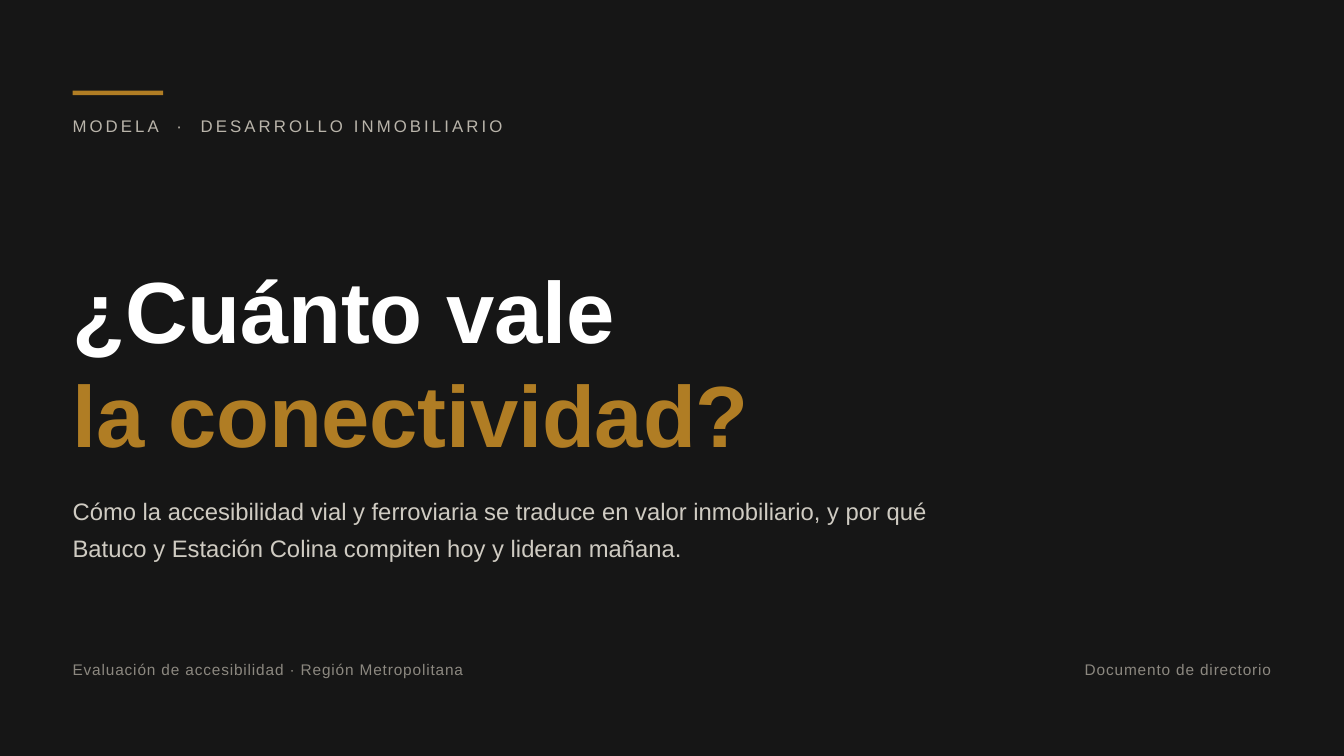
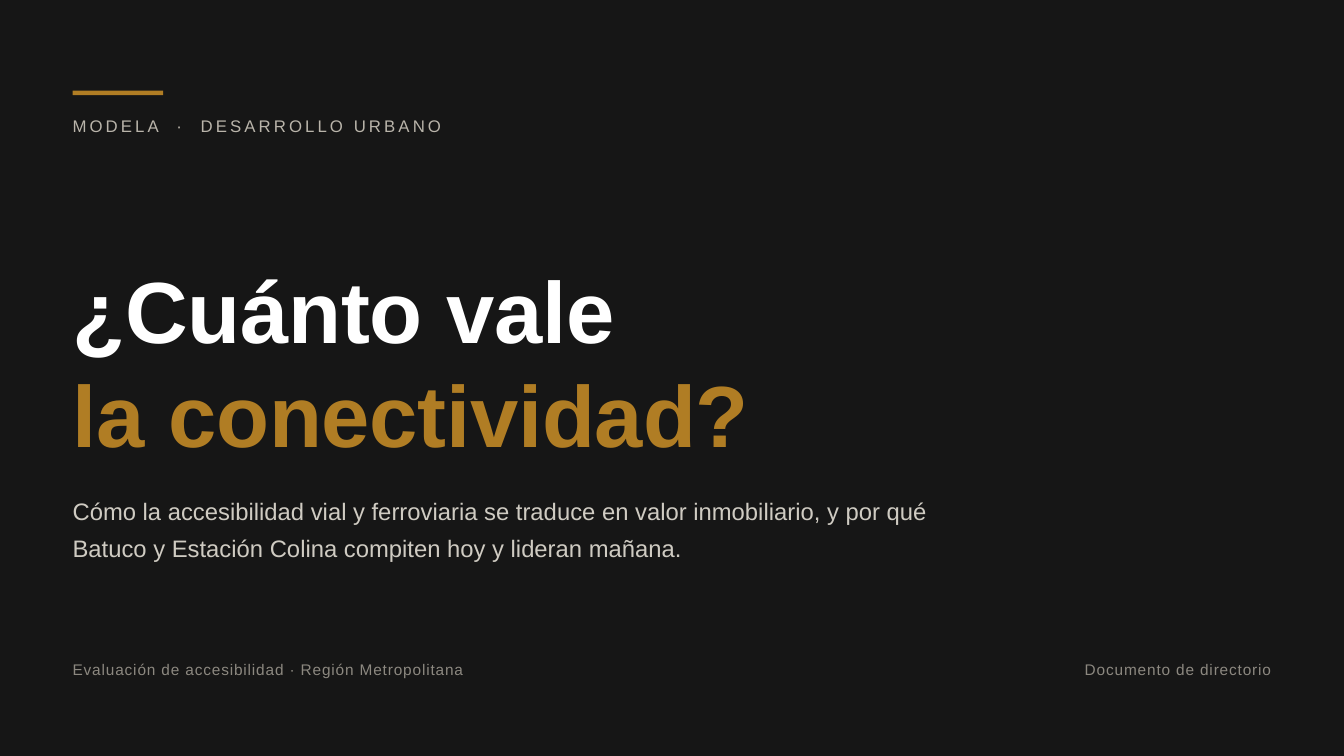
Before and after one commit to modela-simulador/modela-simulador, a slide deck: slide 1 of public/conectividad/Conectividad-Modela.pptx. Drawn at 1344x756 pixels with LibreOffice and Linux fonts; fonts in the diff are those of the drawing. Boxes give left, top, right and bottom in pixels: in the first picture for what was removed or moved away, otherwise in the second. Text is boxed around its words. In the diff, an @@ line names an element or a change of style, - is before the commit and + after.

```diff
--- a/public/conectividad/Conectividad-Modela.pptx
+++ b/public/conectividad/Conectividad-Modela.pptx
@@ text at box(73, 120, 441, 132): text changed @@
-MODELA · DESARROLLO INMOBILIARIO
+MODELA · DESARROLLO URBANO
```
Also in this commit, not shown: 12 other slides changed, 3 slides added, 33 other files.
